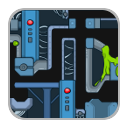
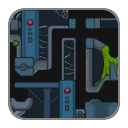
Revision of a layered (128, 128) image; what changed, layer by layer:
painted on "Layer" over [8, 8, 120, 120]
"level7_1_0.png": opacity 100% → 60% over [9, 9, 119, 119]
